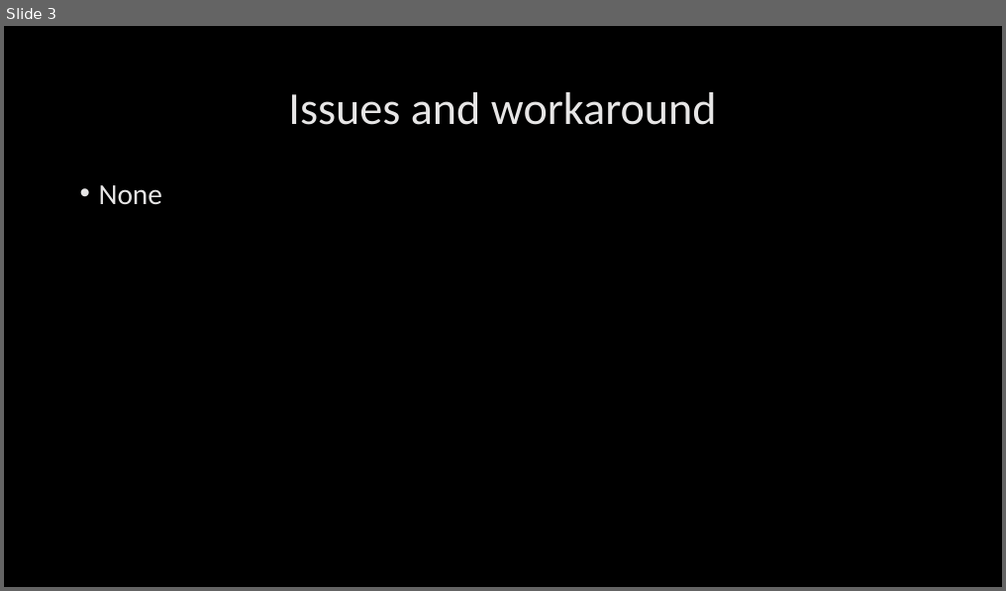
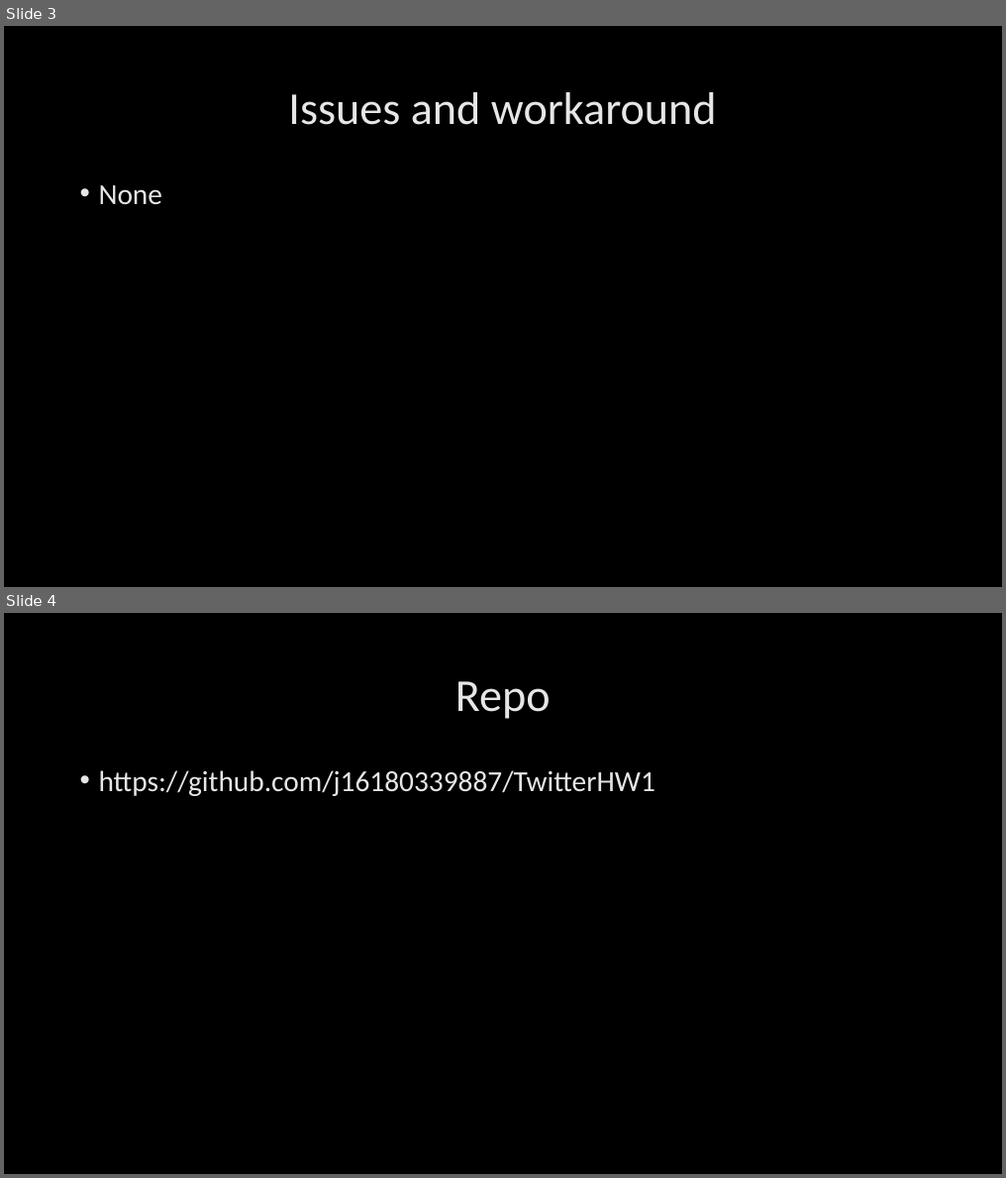
Before and after one commit to j16180339887/TwitterHW1, a slide deck: B10215028.ppt. Shown one above the other, each under a label of ours: slide 3 before the commit, slides 3 and 4 after it. The pictures are 1006x591 and 1006x1178 pixels, drawn with LibreOffice and Linux fonts; fonts in the diff are those of the drawing. Boxes give left, top, right and bottom in pixels: in the first picture for what was removed or moved away, otherwise in the second. Text is boxed around its words. In the diff, an @@ line names an element or a change of style, - is before the commit and + after.

Commit message:
Publish

```diff
--- a/B10215028.ppt
+++ b/B10215028.ppt
@@ slide 4 added at [4,613,1002,1174], background #000000 @@
@@ title added at [455,681,550,719], 44 pt, text #E7E6E6 @@
+Repo
@@ text added at [99,770,655,796], 28 pt, text #E7E6E6 @@
+• https://github.com/j16180339887/TwitterHW1
```
